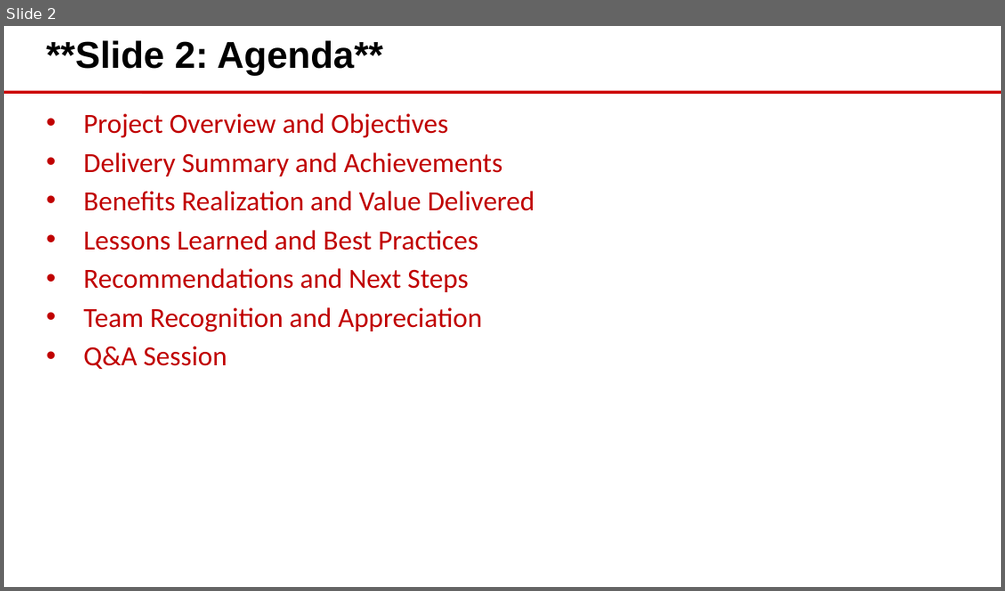
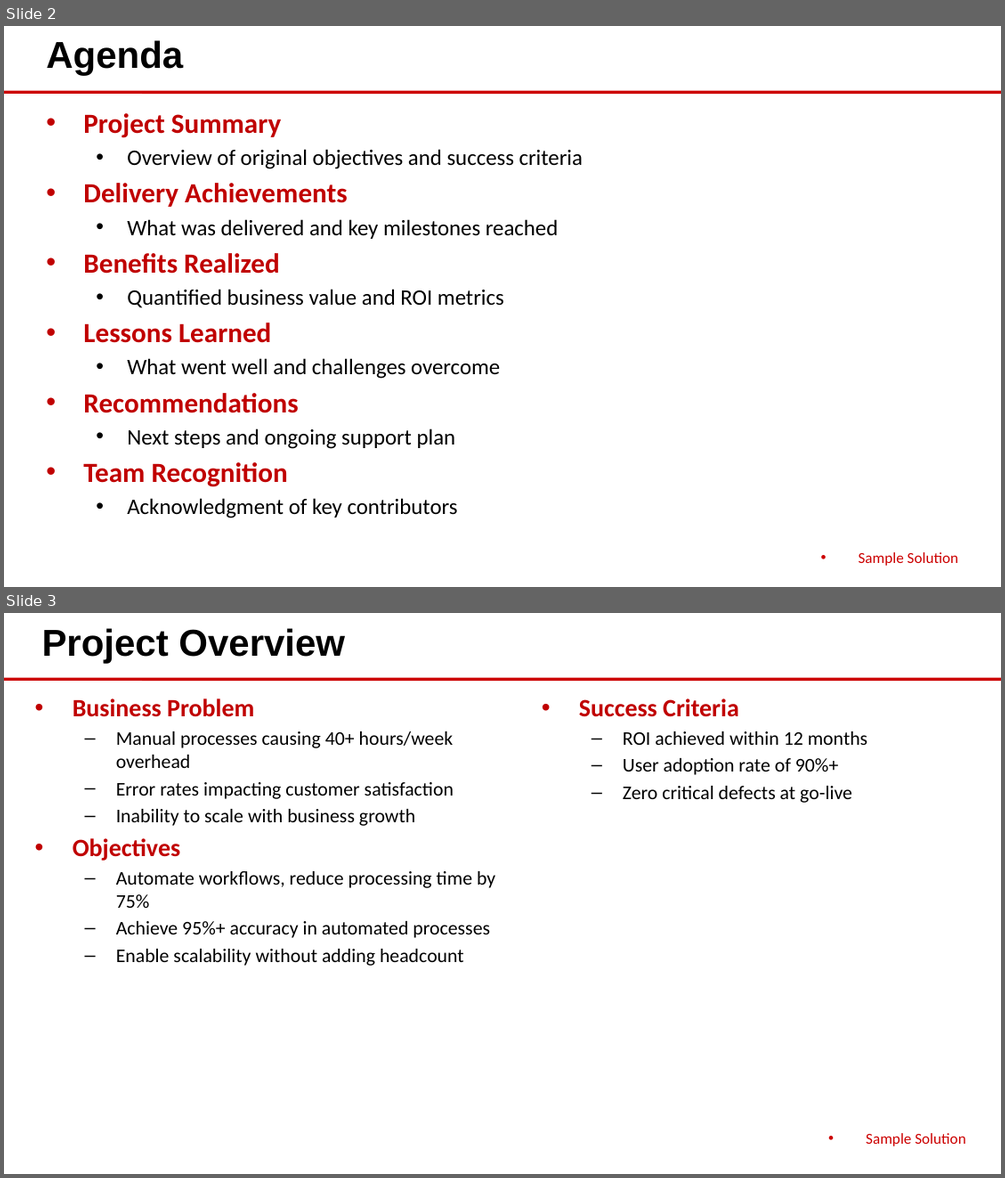
Before and after one commit to eoframework/solutions, a slide deck: solution-template/sample-provider/sample-category/sample-solution/delivery/closeout-presentation.pptx. Shown one above the other, each under a label of ours: slide 2 before the commit, slides 2 and 3 after it. The pictures are 1005x591 and 1005x1178 pixels, drawn with LibreOffice and Linux fonts; fonts in the diff are those of the drawing; background and template pictures are left out. Boxes give left, top, right and bottom in pixels: in the first picture for what was removed or moved away, otherwise in the second. Text is boxed around its words. In the diff, an @@ line names an element or a change of style, - is before the commit and + after.

Commit message:
Update solution-template with consolidated delivery structure
- Update detailed-design.md with universal 10-section structure
- Add contextual intro text to all sections before tables/bullets/diagrams
- Consolidate legacy files into project-plan.csv and implementation-guide.md:
  - roles.csv → RACI Matrix section in project-plan.csv
  - communication-plan.csv → Communications Plan section in project-plan.csv
  - training-plan.csv → Training Program section in implementation-guide.md
- Remove requirements.csv (belongs in presales SOW)
- Regenerate all Office files with updated converters
- Update delivery README with new structure reference

```diff
--- a/solution-template/sample-provider/sample-category/sample-solution/delivery/closeout-presentation.pptx
+++ b/solution-template/sample-provider/sample-category/sample-solution/delivery/closeout-presentation.pptx
@@ slide 3 added at (x1=4, y1=613, x2=1001, y2=1174), background #FFFFFF; not listed: 1 template element that a slide beside it also shows @@
@@ text added at (x1=42, y1=628, x2=345, y2=663), 27 pt, text #000000, bold @@
+Project Overview
@@ text added at (x1=73, y1=698, x2=495, y2=965), 14 pt, text #000000 @@
+• Business Problem
+  – Manual processes causing 40+ hours/week overhead
+  – Error rates impacting customer satisfaction
+  – Inability to scale with business growth
+• Objectives
+  – Automate workflows, reduce processing time by 75%
+  – Achieve 95%+ accuracy in automated processes
+  – Enable scalability without adding headcount
@@ text added at (x1=579, y1=698, x2=867, y2=803), 14 pt, text #000000 @@
+• Success Criteria
+  – ROI achieved within 12 months
+  – User adoption rate of 90%+
+  – Zero critical defects at go-live
@@ text added at (x1=866, y1=1133, x2=965, y2=1146), 11 pt, text #CC0000 @@
+• Sample Solution
@@ slide 2 changed as well @@
@@ text at (x1=46, y1=40, x2=183, y2=76): text changed @@
-**Slide 2: Agenda**
+Agenda
@@ text at (x1=83, y1=113, x2=582, y2=518): text changed; size 20 to 16 pt; text colour #C00000 to #000000 @@
-• Project Overview and Objectives
-• Delivery Summary and Achievements
-• Benefits Realization and Value Delivered
-• Lessons Learned and Best Practices
-• Recommendations and Next Steps
-• Team Recognition and Appreciation
-• Q&A Session
+• Project Summary
+  • Overview of original objectives and success criteria
+• Delivery Achievements
+  • What was delivered and key milestones reached
+• Benefits Realized
+  • Quantified business value and ROI metrics
+• Lessons Learned
+  • What went well and challenges overcome
+• Recommendations
+  • Next steps and ongoing support plan
+• Team Recognition
+  • Acknowledgment of key contributors
@@ text added at (x1=858, y1=552, x2=958, y2=565), 11 pt, text #CC0000 @@
+• Sample Solution
```
Also in this commit, not shown: 1 other slide changed, 8 other slides added, 34 slides removed, 20 other files.
